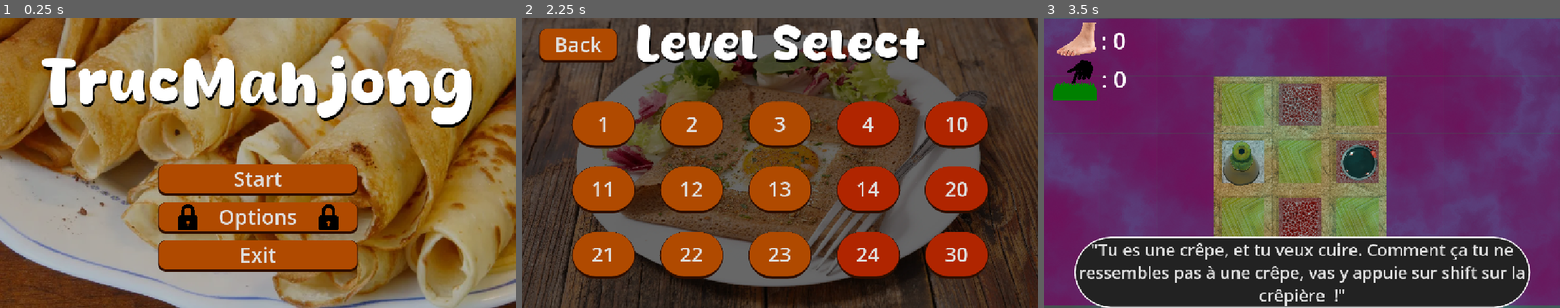
Above: before the commit, frames 1-3 (left to right).
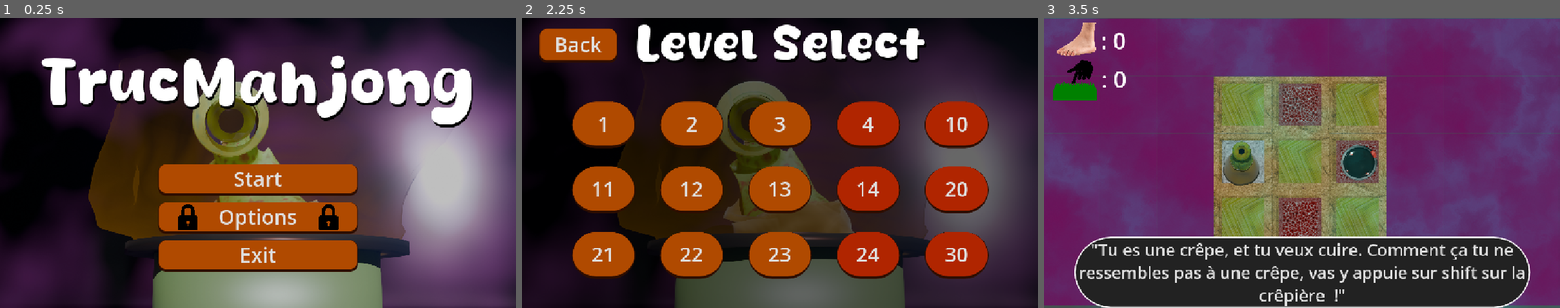
Above: after the commit, the same moments.

Repository: Crizomb/TrucMhajong
Game: Godot game, scene res://scenes/menus/main_menu.tscn
Two runs of this game, one before a commit and one after it. Both use one fixed random seed, a clock stepped at 60 frames per second and the inputs below.
Inputs:
- Up to frame 1 (0.25 s): no input
- Up to frame 2 (2.25 s): click "Start" at 0.5 s; click "Back" at 1.25 s; click "Start" at 2 s
- Up to frame 3 (3.5 s): click "1" at 2.75 s

The runs differ from the first frame. In frame 1, 78% of the frame differs, in the area x 0-100%, y 0-100%; in frame 2, 60%; in frame 3, nothing differs.

Commit message:
change background

Diff:
--- a/scenes/menus/level_select_menu.tscn
+++ b/scenes/menus/level_select_menu.tscn
@@ -1,11 +1,11 @@
 [gd_scene format=3 uid="uid://cxid6fcqfx2ri"]
 
 [ext_resource type="Script" uid="uid://dqfdrmnjo0yq8" path="res://entities/menu/level select menu/level_select.gd" id="1_tbwtj"]
-[ext_resource type="Texture2D" uid="uid://dc5q1yremhqup" path="res://entities/menu/level select menu/recette-galette-complete-agrilait-scaled-1.webp" id="2_t1nde"]
+[ext_resource type="Texture2D" uid="uid://bov7r33vcie0" path="res://entities/menu/menu.png" id="2_tbwtj"]
 [ext_resource type="FontFile" uid="uid://byhousucx5uiv" path="res://entities/menu/main menu/Honey Crepes.ttf" id="3_6wgri"]
 
 [sub_resource type="StyleBoxTexture" id="StyleBoxTexture_htawy"]
-texture = ExtResource("2_t1nde")
+texture = ExtResource("2_tbwtj")
 modulate_color = Color(0.4045111, 0.40451115, 0.4045111, 1)
 
 [sub_resource type="StyleBoxFlat" id="StyleBoxFlat_p0wlc"]
--- a/scenes/menus/main_menu.tscn
+++ b/scenes/menus/main_menu.tscn
@@ -1,12 +1,12 @@
 [gd_scene format=3 uid="uid://b7hnubkfb05sj"]
 
 [ext_resource type="Script" uid="uid://pad2bf8l6l21" path="res://entities/menu/main menu/main_menu.gd" id="1_wu84c"]
-[ext_resource type="Texture2D" uid="uid://cm5ojjba2ppct" path="res://entities/menu/main menu/crepes header.jpg.webp" id="2_8ln24"]
+[ext_resource type="Texture2D" uid="uid://bov7r33vcie0" path="res://entities/menu/menu.png" id="2_6bivr"]
 [ext_resource type="Texture2D" uid="uid://bgb3v7bqac153" path="res://entities/menu/main menu/lock.png" id="3_rtw2f"]
 [ext_resource type="FontFile" uid="uid://byhousucx5uiv" path="res://entities/menu/main menu/Honey Crepes.ttf" id="4_oa1go"]
 
 [sub_resource type="StyleBoxTexture" id="StyleBoxTexture_ajnlm"]
-texture = ExtResource("2_8ln24")
+texture = ExtResource("2_6bivr")
 modulate_color = Color(0.74978, 0.74978, 0.74977994, 1)
 
 [sub_resource type="StyleBoxFlat" id="StyleBoxFlat_uqow3"]
Binary file removed: entities/menu/level select menu/recette-galette-complete-agrilait-scaled-1.webp
Not shown, removed: entities/menu/level select menu/recette-galette-complete-agrilait-scaled-1.webp.import
Binary file removed: entities/menu/main menu/crepes header.jpg.webp
Binary file added: entities/menu/menu.png
Not shown, changed: entities/menu/menu.png.import
Binary file removed: entities/menu/pause menu/canva-stack-of-pancakes-MAFJ4FaQ8Q8.png
Not shown, removed: entities/menu/pause menu/canva-stack-of-pancakes-MAFJ4FaQ8Q8.png.import
